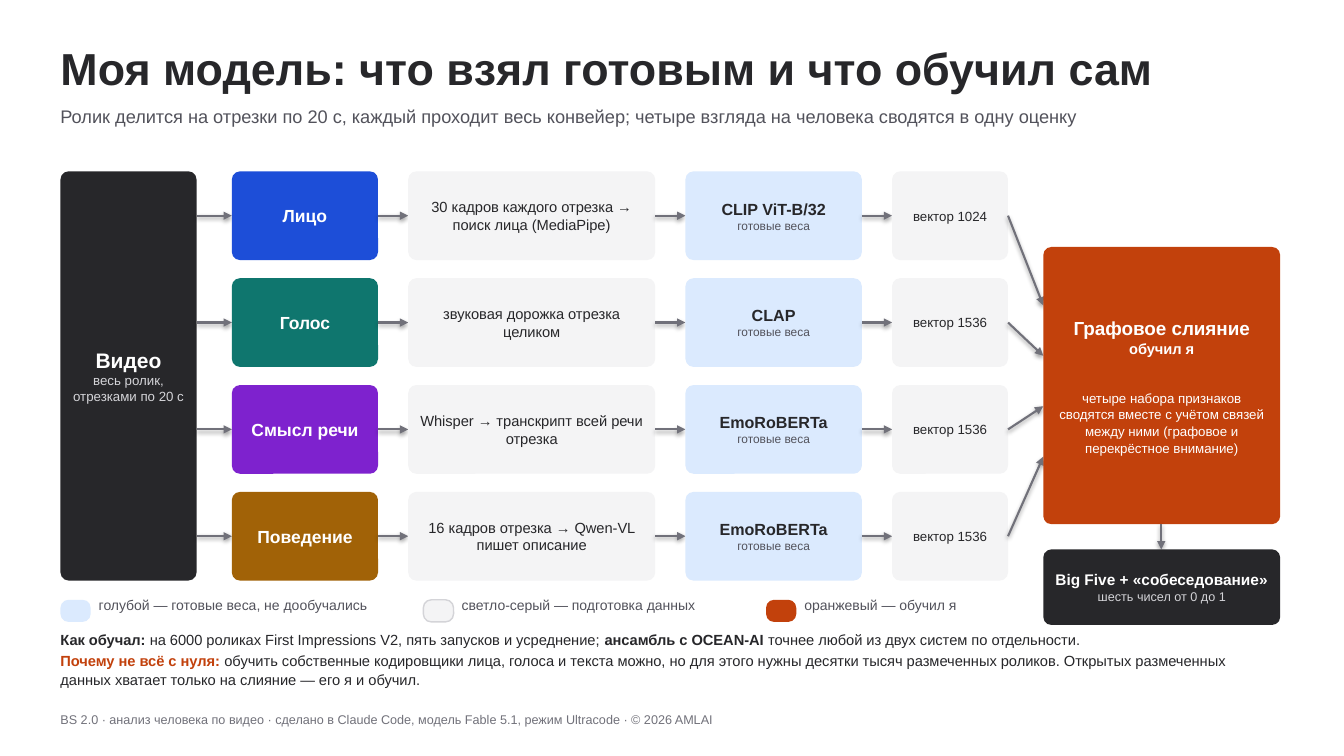
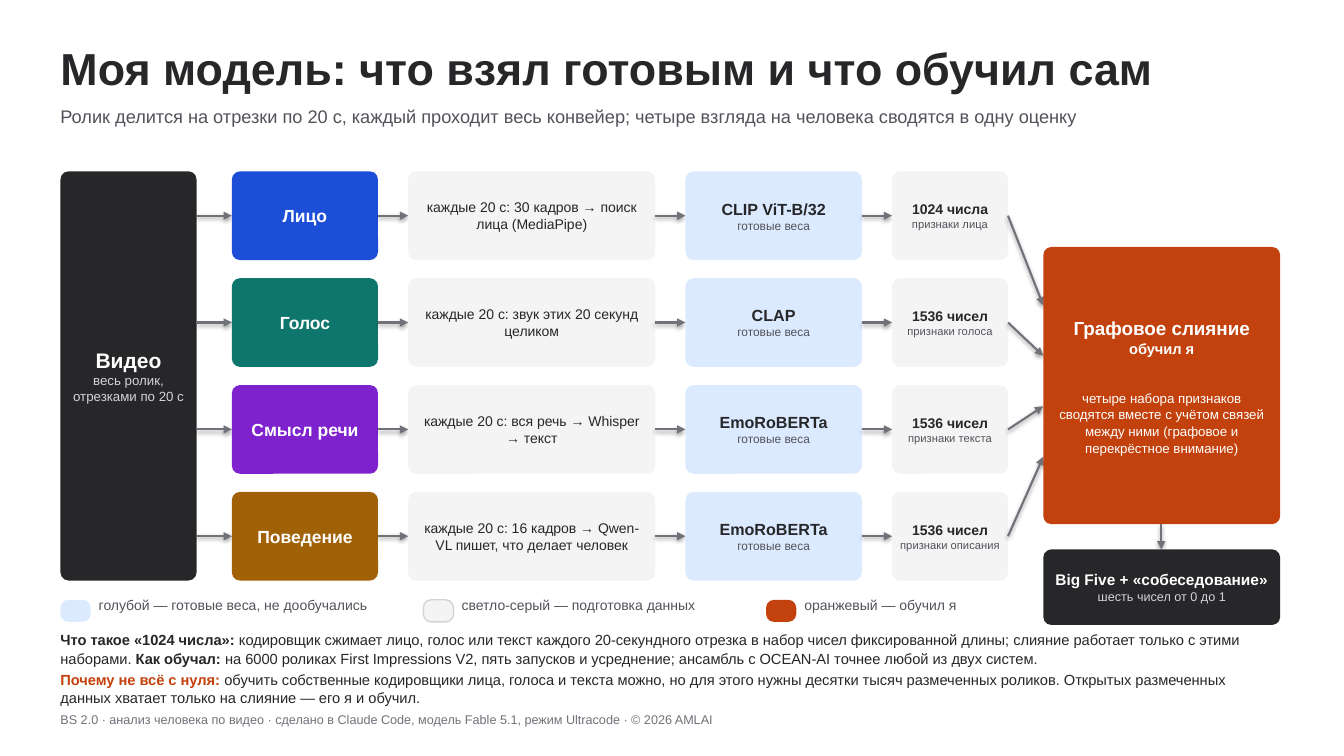
Before and after one commit to AML1969/bigfive-video, a slide deck: slide 2 of BS2_проект_5_слайдов.pptx. Drawn at 1344x756 pixels with LibreOffice and Linux fonts; fonts in the diff are those of the drawing. Boxes give left, top, right and bottom in pixels: in the first picture for what was removed or moved away, otherwise in the second. Text is boxed around its words. In the diff, an @@ line names an element or a change of style, - is before the commit and + after.

```diff
--- a/BS2_проект_5_слайдов.pptx
+++ b/BS2_проект_5_слайдов.pptx
@@ text at bbox=[427, 202, 637, 232]: text changed; size 10.5 to 10 pt @@
-30 кадров каждого отрезка → поиск лица (MediaPipe)
+каждые 20 с: 30 кадров → поиск лица (MediaPipe)
@@ text at bbox=[912, 204, 988, 230]: text changed; size 9.5 to 8 pt; text colour #27272A to #52525B @@
-вектор 1024
+1024 числа
+признаки лица
@@ text at bbox=[425, 309, 638, 339]: text changed; size 10.5 to 10 pt @@
-звуковая дорожка отрезка целиком
+каждые 20 с: звук этих 20 секунд целиком
@@ text at bbox=[907, 311, 993, 337]: text changed; size 9.5 to 8 pt; text colour #27272A to #52525B @@
-вектор 1536
+1536 чисел
+признаки голоса
@@ text at bbox=[424, 416, 639, 443]: text changed; size 10.5 to 10 pt @@
-Whisper → транскрипт всей речи отрезка
+каждые 20 с: вся речь → Whisper → текст
@@ text at bbox=[908, 418, 992, 444]: text changed; size 9.5 to 8 pt; text colour #27272A to #52525B @@
-вектор 1536
+1536 чисел
+признаки текста
@@ text at bbox=[424, 523, 639, 553]: text changed; size 10.5 to 10 pt @@
-16 кадров отрезка → Qwen-VL пишет описание
+каждые 20 с: 16 кадров → Qwen-VL пишет, что делает человек
@@ text at bbox=[900, 525, 1000, 551]: text changed; size 9.5 to 8 pt; text colour #27272A to #52525B @@
-вектор 1536
+1536 чисел
+признаки описания
@@ text at bbox=[60, 634, 1239, 667]: text changed @@
-Как обучал: на 6000 роликах First Impressions V2, пять запусков и усреднение; ансамбль с OCEAN-AI точнее любой из двух систем по отдельности.
+Что такое «1024 числа»: кодировщик сжимает лицо, голос или текст каждого 20-секундного отрезка в набор чисел фиксированной длины; слияние работает только с этими наборами. Как обучал: на 6000 роликах First Impressions V2, пять запусков и усреднение; ансамбль с OCEAN-AI точнее любой из двух систем.
```
Also in this commit, not shown: 2 other slides changed.
